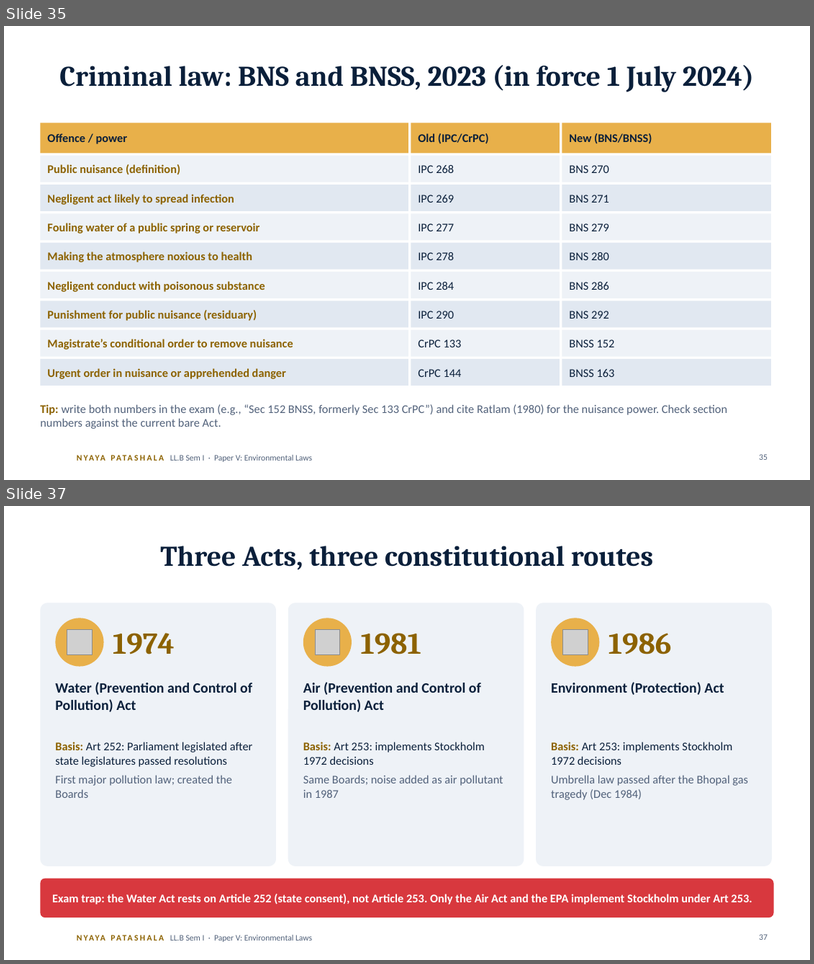
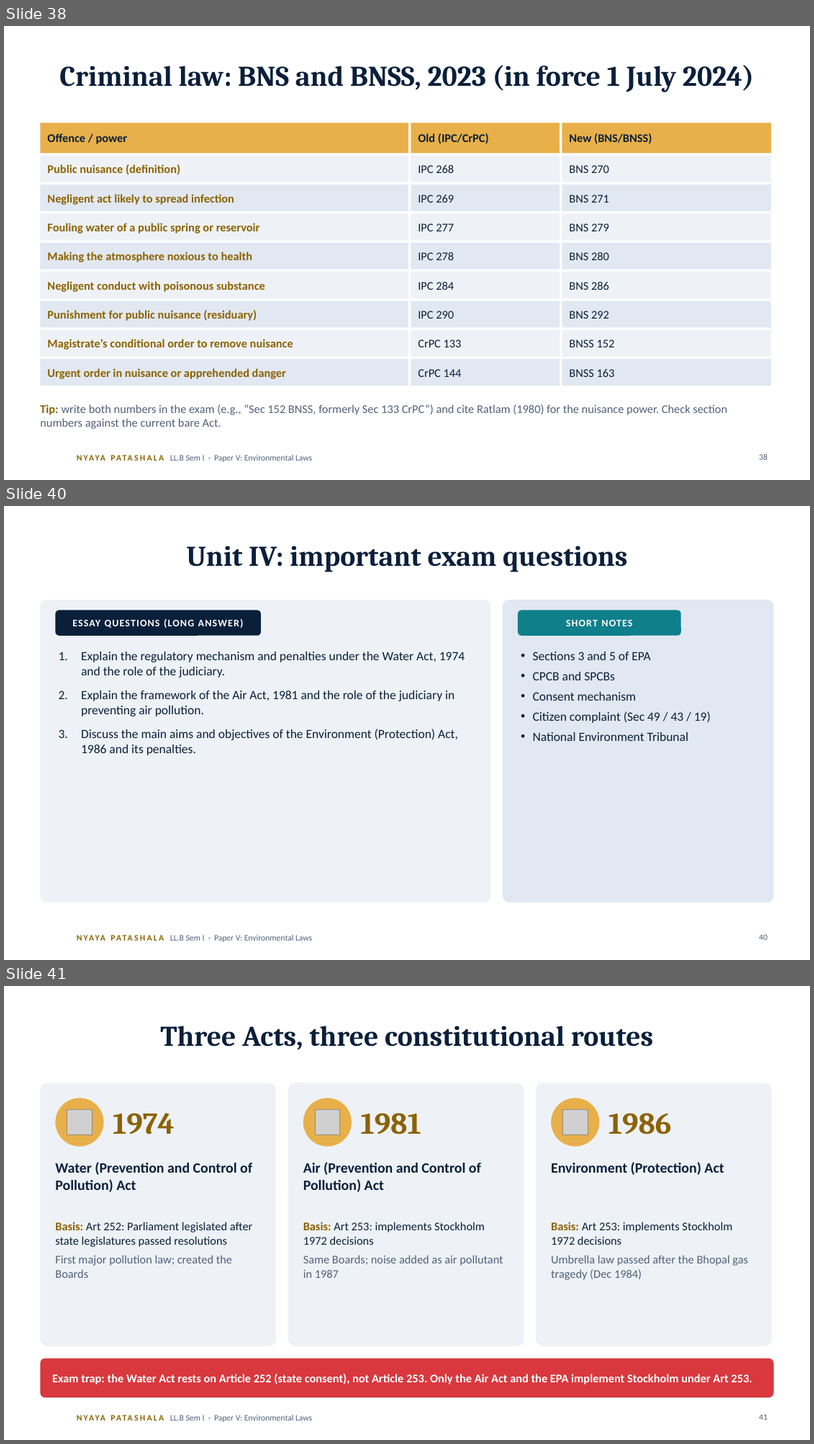
Before and after one commit to missioncivils92/current-affairs-Dasari-Mounika-, a slide deck: law/llb-sem1-environmental-laws/Environmental-Laws-Decoded_AUTO-animations.pptx. Shown one above the other, each under a label of ours: slides 35 and 37 before the commit, slides 38, 40 and 41 after it; the slides between them are not shown. The pictures are 814x964 and 814x1444 pixels, drawn with LibreOffice and Linux fonts; fonts in the diff are those of the drawing; grey boxes stand for pictures; background and template pictures are left out. Boxes give left, top, right and bottom in pixels: in the first picture for what was removed or moved away, otherwise in the second. Text is boxed around its words. In the diff, an @@ line names an element or a change of style, - is before the commit and + after.

```diff
--- a/law/llb-sem1-environmental-laws/Environmental-Laws-Decoded_AUTO-animations.pptx
+++ b/law/llb-sem1-environmental-laws/Environmental-Laws-Decoded_AUTO-animations.pptx
@@ slide 40 added at [4,506,810,960], background #FFFFFF; not listed: 2 template elements that a slide beside it also shows @@
@@ title added at [186,546,628,572], 34 pt, text #0A1F3A, bold @@
+Unit IV: important exam questions
@@ rounded rectangle added at [40,600,491,902], fill #EEF2F7 @@
@@ rounded rectangle added at [55,610,261,636], fill #0A1F3A @@
@@ rounded rectangle added at [503,600,774,902], fill #E1E8F1 @@
@@ rounded rectangle added at [518,610,682,636], fill #0F7F8C @@
@@ text added at [72,619,244,628], 12 pt, text #FFFFFF, bold @@
+ESSAY QUESTIONS (LONG ANSWER)
@@ text added at [566,620,633,626], 12 pt, text #FFFFFF, bold @@
+SHORT NOTES
@@ text added at [81,651,465,755], 15 pt, text #0A1F3A @@
+1. Explain the regulatory mechanism and penalties under the Water Act, 1974 and the role of the judiciary.
+2. Explain the framework of the Air Act, 1981 and the role of the judiciary in preventing air pollution.
+3. Discuss the main aims and objectives of the Environment (Protection) Act, 1986 and its penalties.
@@ text added at [533,651,711,723], 15 pt, text #0A1F3A @@
+• Sections 3 and 5 of EPA
+• CPCB and SPCBs
+• Consent mechanism
+• Citizen complaint (Sec 49 / 43 / 19)
+• National Environment Tribunal
@@ page number added at [759,934,768,939], 10 pt, text #51617A @@
+40
@@ what was slide 35 is now slide 38 @@
@@ page number at [759,454,768,459]: text changed @@
-35
+38
@@ what was slide 37 is now slide 41 @@
@@ page number at [759,1414,768,1419]: text changed @@
-37
+41
```
Also in this commit, not shown: 5 slides changed, 4 other slides added, 1 slide removed, 5 other files.
